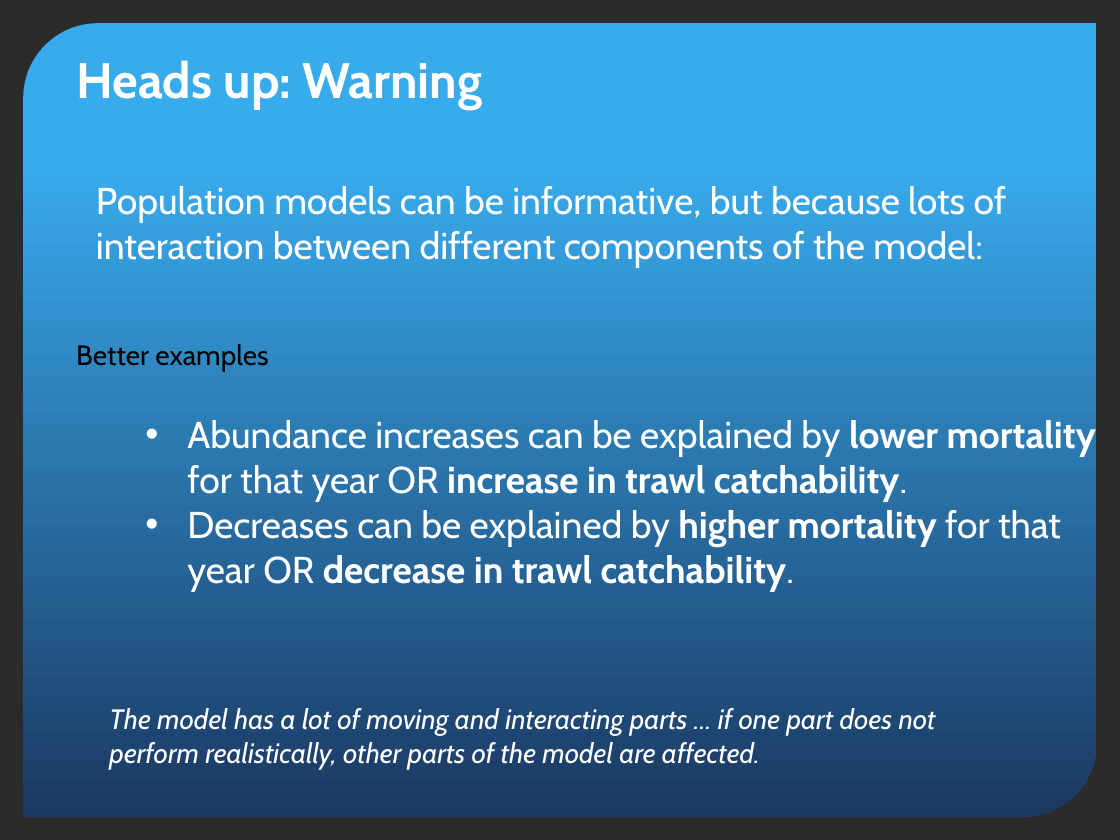
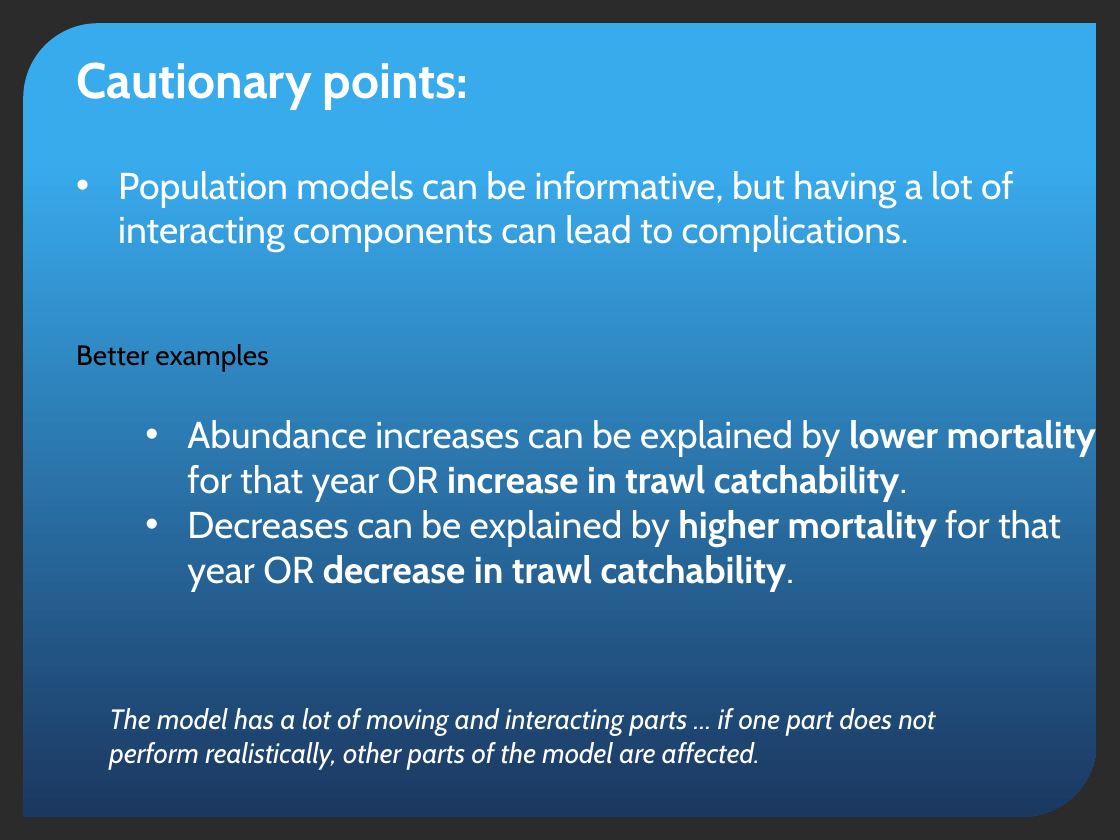
Before and after one commit to TobieSurette/snow-crab-population-dynamics, a slide deck: slide 5 of snow crab/Population Model.pptx. Drawn at 1120x840 pixels with LibreOffice and Linux fonts; fonts in the diff are those of the drawing; background and template pictures are left out; a plain dark background stands for a picture behind light text. Boxes give left, top, right and bottom in pixels: in the first picture for what was removed or moved away, otherwise in the second. Text is boxed around its words. In the diff, an @@ line names an element or a change of style, - is before the commit and + after.

Commit message:
Developping male model

```diff
--- a/snow crab/Population Model.pptx
+++ b/snow crab/Population Model.pptx
@@ text at (x1=76, y1=62, x2=468, y2=109): text changed @@
-Heads up: Warning
+Cautionary points:
@@ text at (x1=118, y1=171, x2=1014, y2=252): text changed @@
-Population models can be informative, but because lots of interaction between different components of the model:
+• Population models can be informative, but having a lot of interacting components can lead to complications.
```
Also in this commit, not shown: 7 other slides changed, 6 slides added, 5 slides removed, 15 other files.
